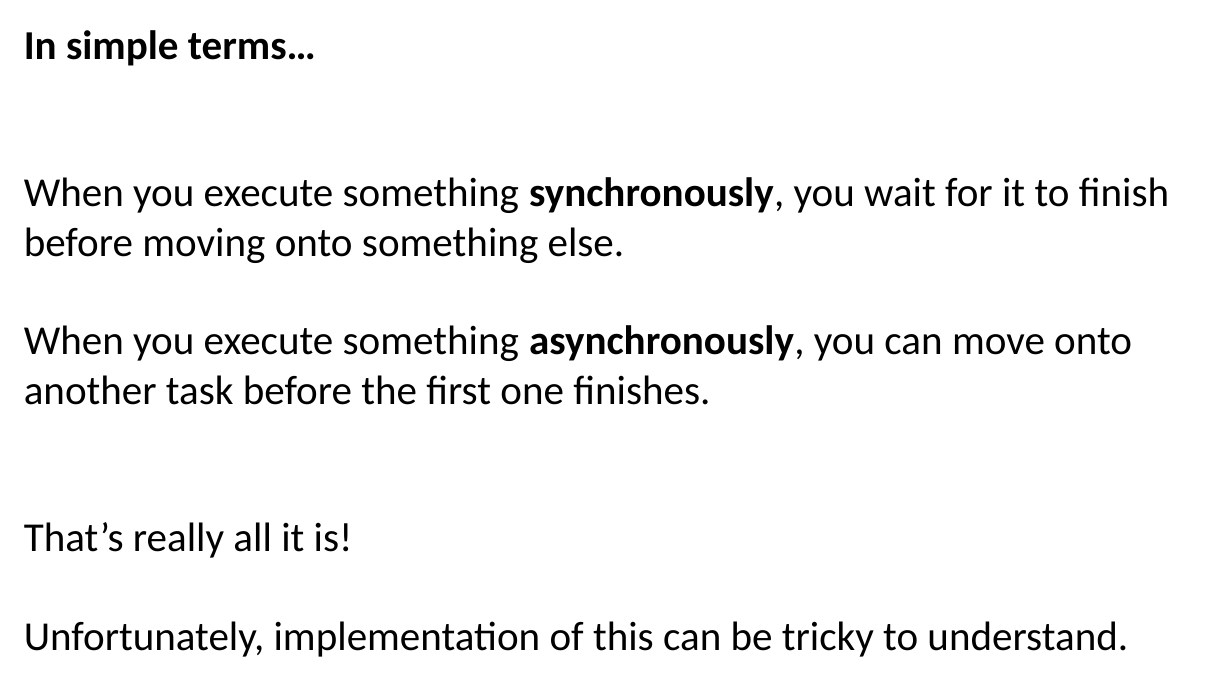
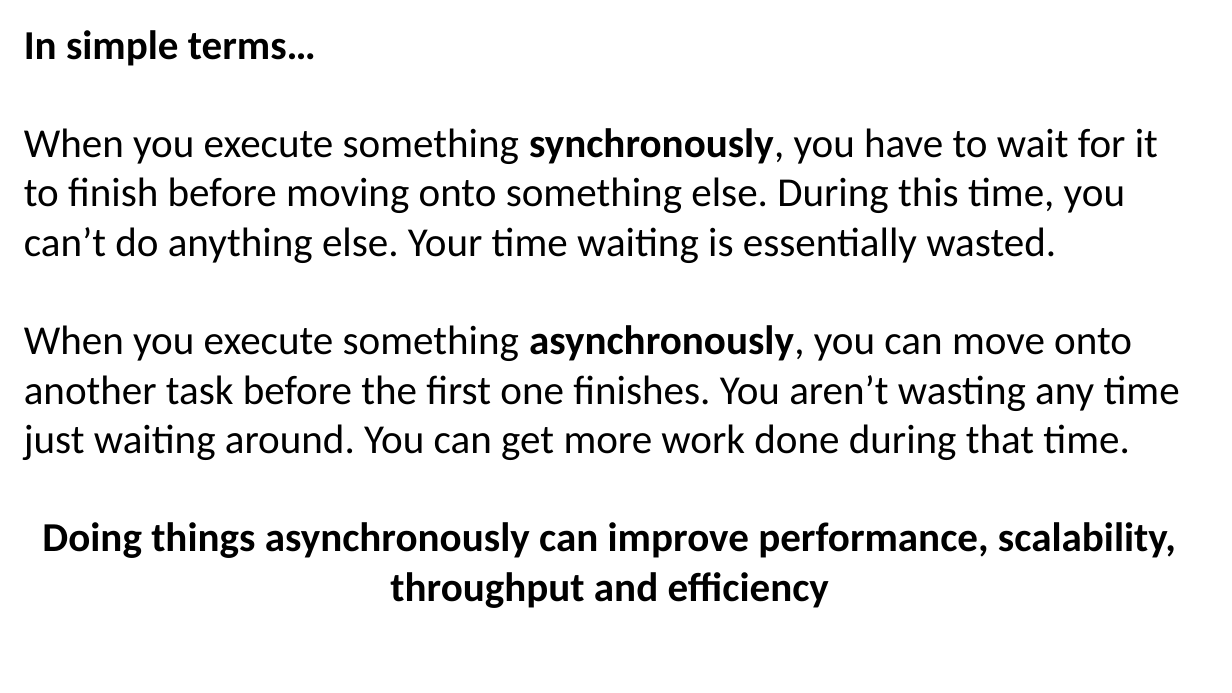
Before and after one commit to JoshKain/AsyncAwaitQuiz, a slide deck: slide 4 of Async and await presentation.pptx (slide 3 before the commit). Drawn at 1232x693 pixels with LibreOffice and Linux fonts; fonts in the diff are those of the drawing. Boxes give left, top, right and bottom in pixels: in the first picture for what was removed or moved away, otherwise in the second. Text is boxed around its words. In the diff, an @@ line names an element or a change of style, - is before the commit and + after.

Commit message:
Improved slides, added more details on synchronous vs asynchronous code, CPU-bound vs I/O-bound

```diff
--- a/Async and await presentation.pptx
+++ b/Async and await presentation.pptx
@@ text at <box>24,128,1180,608</box>: text changed @@
-When you execute something synchronously, you wait for it to finish before moving onto something else.
-When you execute something asynchronously, you can move onto another task before the first one finishes.
-That’s really all it is!
-Unfortunately, implementation of this can be tricky to understand.
+When you execute something synchronously, you have to wait for it to finish before moving onto something else. During this time, you can’t do anything else. Your time waiting is essentially wasted.
+When you execute something asynchronously, you can move onto another task before the first one finishes. You aren’t wasting any time just waiting around. You can get more work done during that time.
+Doing things asynchronously can improve performance, scalability, throughput and efficiency
```
Also in this commit, not shown: 5 other slides changed, 5 slides added.
